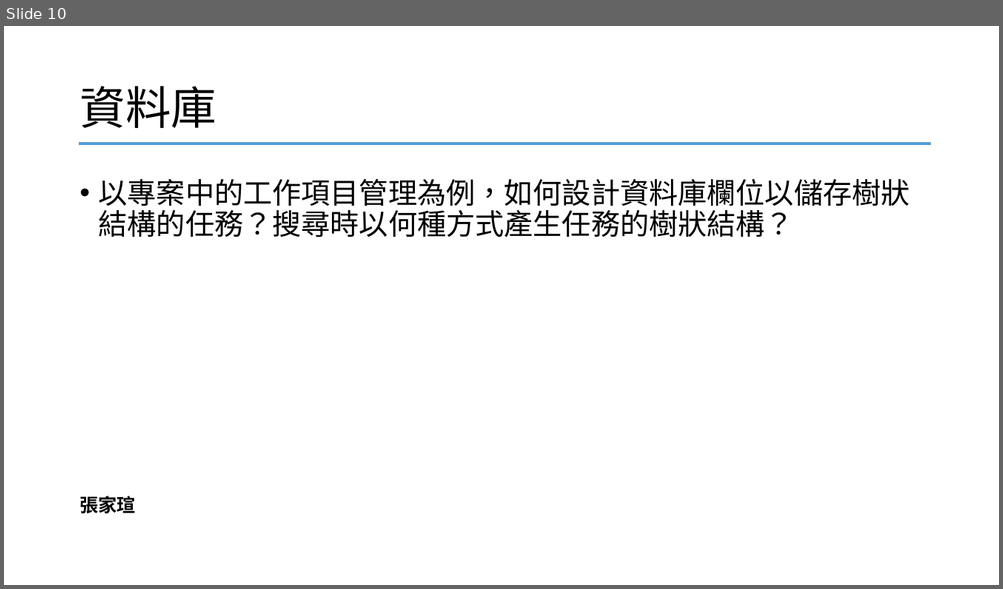
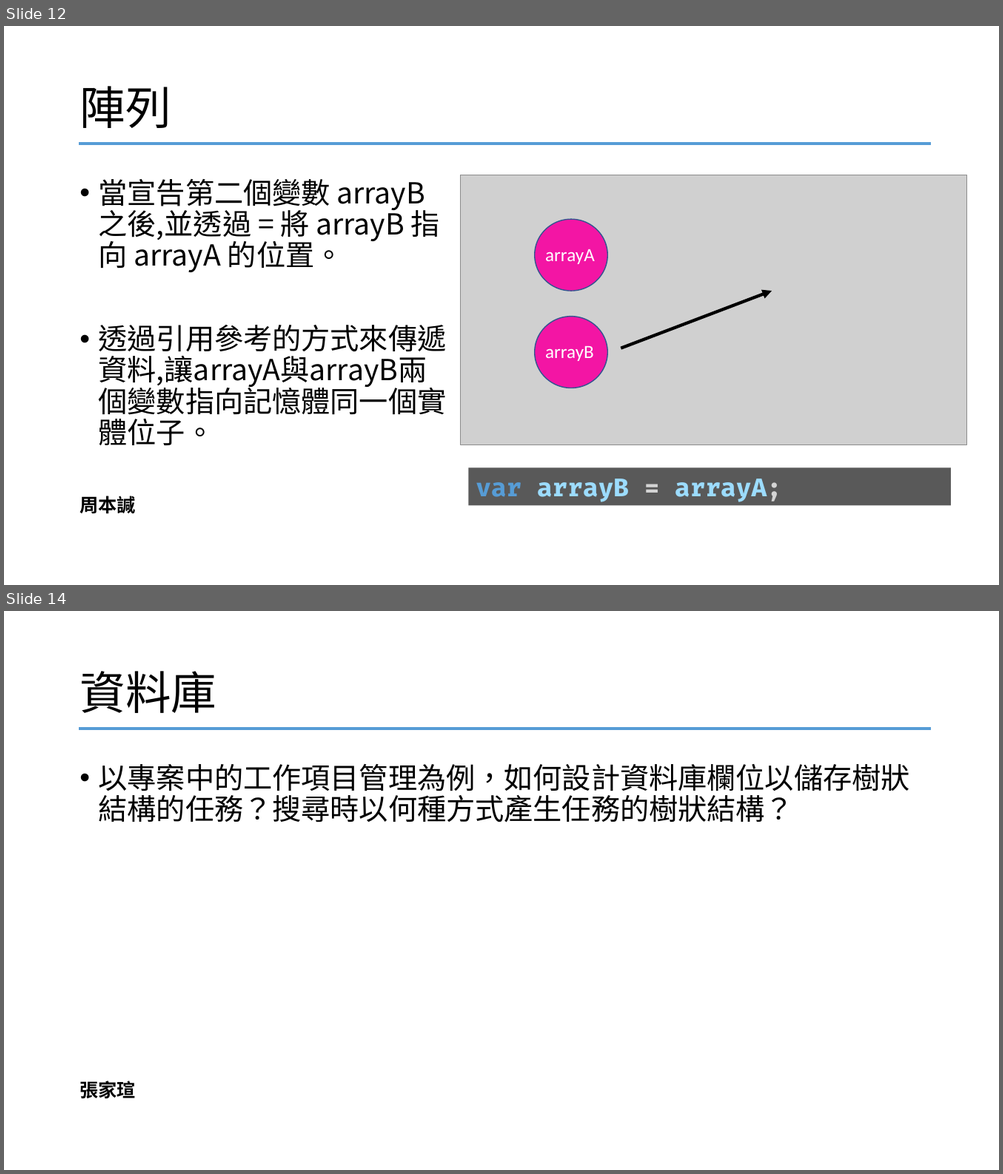
Before and after one commit to YangChihchi/Presentation_Questions, a slide deck: 測驗題.pptx. Shown one above the other, each under a label of ours: slide 10 before the commit, slides 12 and 14 after it; the slides between them are not shown. The pictures are 1003x589 and 1003x1174 pixels, drawn with LibreOffice and Linux fonts; fonts in the diff are those of the drawing; grey boxes stand for pictures. Boxes give left, top, right and bottom in pixels: in the first picture for what was removed or moved away, otherwise in the second. Text is boxed around its words. In the diff, an @@ line names an element or a change of style, - is before the commit and + after.

Commit message:
紫綺 和 本諴的測驗題

```diff
--- a/測驗題.pptx
+++ b/測驗題.pptx
@@ slide 12 added at [4,26,999,585], background #FFFFFF @@
@@ title added at [79,86,170,128], 44 pt, text #000000 @@
+陣列
@@ line added from (79, 144) to (930, 144), #569CD6 2.25 pt @@
@@ text added at [99,179,447,446], 28 pt, text #000000 @@
+• 當宣告第二個變數 arrayB之後,並透過 = 將 arrayB 指向 arrayA 的位置。
+• 透過引用參考的方式來傳遞資料,讓arrayA與arrayB兩個變數指向記憶體同一個實體位子。
@@ picture added at [461,175,967,446] @@
@@ ellipse added at [535,219,608,291], fill #F315A4, outline #325491 1 pt @@
@@ text added at [545,249,595,264], 18 pt, text #FFFFFF @@
+arrayA
@@ arrow added from (621, 349) to (771, 291), #000000 3 pt @@
@@ ellipse added at [535,317,608,389], fill #F315A4, outline #325491 1 pt @@
@@ text added at [545,346,594,361], 18 pt, text #FFFFFF @@
+arrayB
@@ rectangle added at [468,469,950,506], fill #595959, 24 pt, text #9CDCFE, bold @@
+var arrayB = arrayA;
@@ text added at [79,496,136,514], 18 pt, text #000000, bold @@
+周本諴
@@ what was slide 10 is now slide 14 @@
```
Also in this commit, not shown: 3 other slides added.
